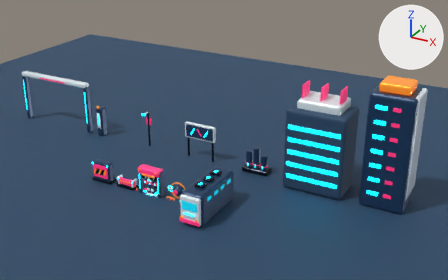
A saved change to the Blender file art/blender/neon-relay-stage3.blend.
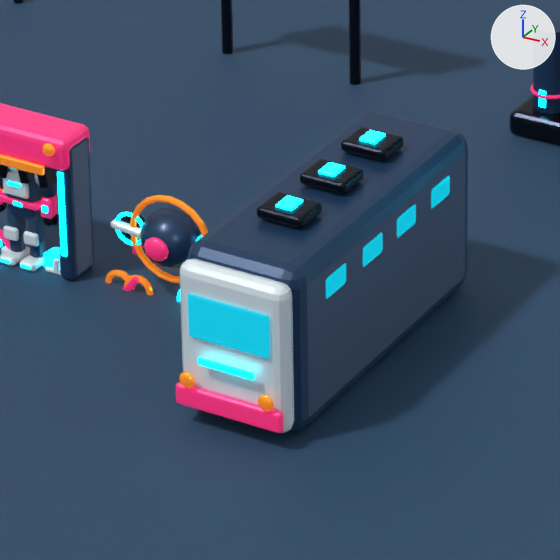
The first picture shows the older version from a camera (50 mm lens) standing at (27.3, -37.1, 25.0) and looking at (4.1, 5.0, 3.9). The close-ups show the older and then the newer version on the part from 33% to 56% of the width and 52% to 89% of the height of that picture. Only the edits that show in the close-ups are written down. Every picture has the same lights, and +X, +Y and +Z are marked at upper right.

Objects in the first close-up: 'DroneCore', 'DroneWarningRing', 'GateHeader', 'GatePylon_0.92', 'Preview_Floor', 'TrainBumper', 'TrainHull', 'TrainNose', 'TrainRoofVent_-1.2', 'TrainWindshield', 'UtilityBase', 'UtilityTank_-0.72' and 53 more.
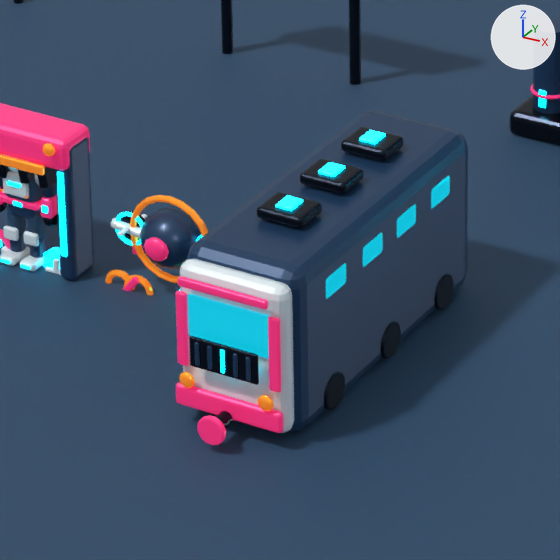
What differs and where, as boxes (x1, y1, x2, y2) in the close-ups (560 x 560 px):
'TrainDetail_Grille', added (dark blue)
    after: (189, 336, 259, 385)
'TrainDetail_Brow', added (pink)
    after: (178, 276, 268, 310)
'TrainDetail_Cheek_R', added (pink)
    after: (268, 317, 282, 393)
'TrainDetail_Cheek_L', added (pink)
    after: (175, 290, 189, 366)
'TrainDetail_CouplerHead', added (pink)
    after: (197, 415, 226, 445)
'TrainDetail_Wheel_R_-1.65', added (dark blue)
    after: (324, 372, 345, 410)
'TrainDetail_Wheel_R_0', added (dark blue)
    after: (381, 321, 401, 359)
'TrainDetail_Wheel_R_1.65', added (dark blue)
    after: (434, 274, 454, 310)
'TrainDetail_CouplerStem', added
    after: (216, 411, 233, 429)
'TrainDetail_GrilleSlat_2', added
    after: (220, 349, 225, 373)
'TrainDetail_GrilleSlat_1', added
    after: (207, 346, 212, 370)
'TrainDetail_GrilleSlat_0', added
    after: (194, 342, 200, 366)
'DroneBlade_L_B', added
    after: (118, 214, 147, 236)

What changed in the scene script:
```text
Add ob_droneblade_l_b:
    ob_droneblade_l_b = bpy.data.objects.new('DroneBlade_L_B', me_cube_170)  # 96 vertices, 98 faces; spans x -0.36..0.36, y -0.045..0.045, z -0.022..0.022; in mat_nr_ceramic (white #e5f1f6)
    ob_droneblade_l_b.parent = ob_droneroot
    ob_droneblade_l_b.location = (-0.72, 0.0, 1.12)
    ob_droneblade_l_b.rotation_euler = (0.0, 0.0, 1.571)  # degrees (0, 0, 90)
Add ob_traindetail_brow:
    ob_traindetail_brow = bpy.data.objects.new('TrainDetail_Brow', me_cube_168)  # 96 vertices, 98 faces; spans x -0.725..0.725, y -0.045..0.045, z -0.07..0.07; in mat_nr_coral (pink #f9428e, glowing pink #f31961)
    ob_traindetail_brow.parent = ob_trainroot
    ob_traindetail_brow.location = (0.0, -3.02, 2.37)
Add ob_traindetail_couplerhead:
    ob_traindetail_couplerhead = bpy.data.objects.new('TrainDetail_CouplerHead', me_cylinder_027)  # 144 vertices, 122 faces; spans x -0.22..0.22, y -0.22..0.22, z -0.05..0.05; in mat_nr_coral (pink #f9428e, glowing pink #f31961)
    ob_traindetail_couplerhead.parent = ob_trainroot
    ob_traindetail_couplerhead.location = (0.0, -3.4, 0.36)
    ob_traindetail_couplerhead.rotation_euler = (1.571, 0.0, 0.0)  # degrees (90, 0, 0)
Add ob_traindetail_couplerstem:
    ob_traindetail_couplerstem = bpy.data.objects.new('TrainDetail_CouplerStem', me_cylinder_026)  # 120 vertices, 102 faces; spans x -0.11..0.11, y -0.11..0.11, z -0.19..0.19; in mat_nr_darkmetal (dark blue #1d2430)
    ob_traindetail_couplerstem.parent = ob_trainroot
    ob_traindetail_couplerstem.location = (0.0, -3.19, 0.36)
    ob_traindetail_couplerstem.rotation_euler = (1.571, 0.0, 0.0)  # degrees (90, 0, 0)
Add ob_traindetail_wheel_r_1_65:
    ob_traindetail_wheel_r_1_65 = bpy.data.objects.new('TrainDetail_Wheel_R_1.65', me_cylinder_025)  # 144 vertices, 122 faces; spans x -0.28..0.28, y -0.28..0.28, z -0.08..0.08; in mat_nr_darkmetal (dark blue #1d2430)
    ob_traindetail_wheel_r_1_65.parent = ob_trainroot
    ob_traindetail_wheel_r_1_65.location = (0.92, 1.65, 0.36)
    ob_traindetail_wheel_r_1_65.rotation_euler = (0.0, 1.571, 0.0)  # degrees (0, 90, 0)
Add ob_traindetail_wheel_r_0:
    ob_traindetail_wheel_r_0 = bpy.data.objects.new('TrainDetail_Wheel_R_0', me_cylinder_025.copy())
    ob_traindetail_wheel_r_0.parent = ob_trainroot
    ob_traindetail_wheel_r_0.location = (0.92, 0.0, 0.36)
    ob_traindetail_wheel_r_0.rotation_euler = (0.0, 1.571, 0.0)  # degrees (0, 90, 0)
Add ob_traindetail_wheel_r__1_65:
    ob_traindetail_wheel_r__1_65 = bpy.data.objects.new('TrainDetail_Wheel_R_-1.65', me_cylinder_025.copy())
    ob_traindetail_wheel_r__1_65.parent = ob_trainroot
    ob_traindetail_wheel_r__1_65.location = (0.92, -1.65, 0.36)
    ob_traindetail_wheel_r__1_65.rotation_euler = (0.0, 1.571, 0.0)  # degrees (0, 90, 0)
Add ob_traindetail_cheek_r:
    ob_traindetail_cheek_r = bpy.data.objects.new('TrainDetail_Cheek_R', me_cube_166)  # 96 vertices, 98 faces; spans x -0.09..0.09, y -0.04..0.04, z -0.59..0.59; in mat_nr_coral (pink #f9428e, glowing pink #f31961)
    ob_traindetail_cheek_r.parent = ob_trainroot
    ob_traindetail_cheek_r.location = (0.76, -2.91, 1.54)
    ob_traindetail_cheek_r.rotation_euler = (0.0, 0.0, 0.07)  # degrees (0, 0, 4)
Add ob_traindetail_cheek_l:
    ob_traindetail_cheek_l = bpy.data.objects.new('TrainDetail_Cheek_L', me_cube_166.copy())
    ob_traindetail_cheek_l.parent = ob_trainroot
    ob_traindetail_cheek_l.location = (-0.76, -2.91, 1.54)
    ob_traindetail_cheek_l.rotation_euler = (0.0, 0.0, -0.07)  # degrees (0, 0, -4)
Add ob_traindetail_grilleslat_4:
    ob_traindetail_grilleslat_4 = bpy.data.objects.new('TrainDetail_GrilleSlat_4', me_cube_163)  # 96 vertices, 98 faces; spans x -0.035..0.035, y -0.018..0.018, z -0.185..0.185; in mat_nr_indigo (dark blue #244265)
    ob_traindetail_grilleslat_4.parent = ob_trainroot
    ob_traindetail_grilleslat_4.location = (0.42, -3.07, 1.3)
Add ob_traindetail_grilleslat_3:
    ob_traindetail_grilleslat_3 = bpy.data.objects.new('TrainDetail_GrilleSlat_3', me_cube_163.copy())
    ob_traindetail_grilleslat_3.parent = ob_trainroot
    ob_traindetail_grilleslat_3.location = (0.21, -3.07, 1.3)
Add ob_traindetail_grilleslat_2:
    ob_traindetail_grilleslat_2 = bpy.data.objects.new('TrainDetail_GrilleSlat_2', me_cube_161)  # 96 vertices, 98 faces; spans x -0.035..0.035, y -0.018..0.018, z -0.185..0.185; in mat_nr_cyan (cyan #27cef3, glowing cyan #00e7ff)
    ob_traindetail_grilleslat_2.parent = ob_trainroot
    ob_traindetail_grilleslat_2.location = (0.0, -3.07, 1.3)
Add ob_traindetail_grilleslat_1:
    ob_traindetail_grilleslat_1 = bpy.data.objects.new('TrainDetail_GrilleSlat_1', me_cube_163.copy())
    ob_traindetail_grilleslat_1.parent = ob_trainroot
    ob_traindetail_grilleslat_1.location = (-0.21, -3.07, 1.3)
Add ob_traindetail_grilleslat_0:
    ob_traindetail_grilleslat_0 = bpy.data.objects.new('TrainDetail_GrilleSlat_0', me_cube_163.copy())
    ob_traindetail_grilleslat_0.parent = ob_trainroot
    ob_traindetail_grilleslat_0.location = (-0.42, -3.07, 1.3)
Add ob_traindetail_grille:
    ob_traindetail_grille = bpy.data.objects.new('TrainDetail_Grille', me_cube_158)  # 96 vertices, 98 faces; spans x -0.56..0.56, y -0.028..0.028, z -0.24..0.24; in mat_nr_darkmetal (dark blue #1d2430)
    ob_traindetail_grille.parent = ob_trainroot
    ob_traindetail_grille.location = (0.0, -3.03, 1.3)
```
